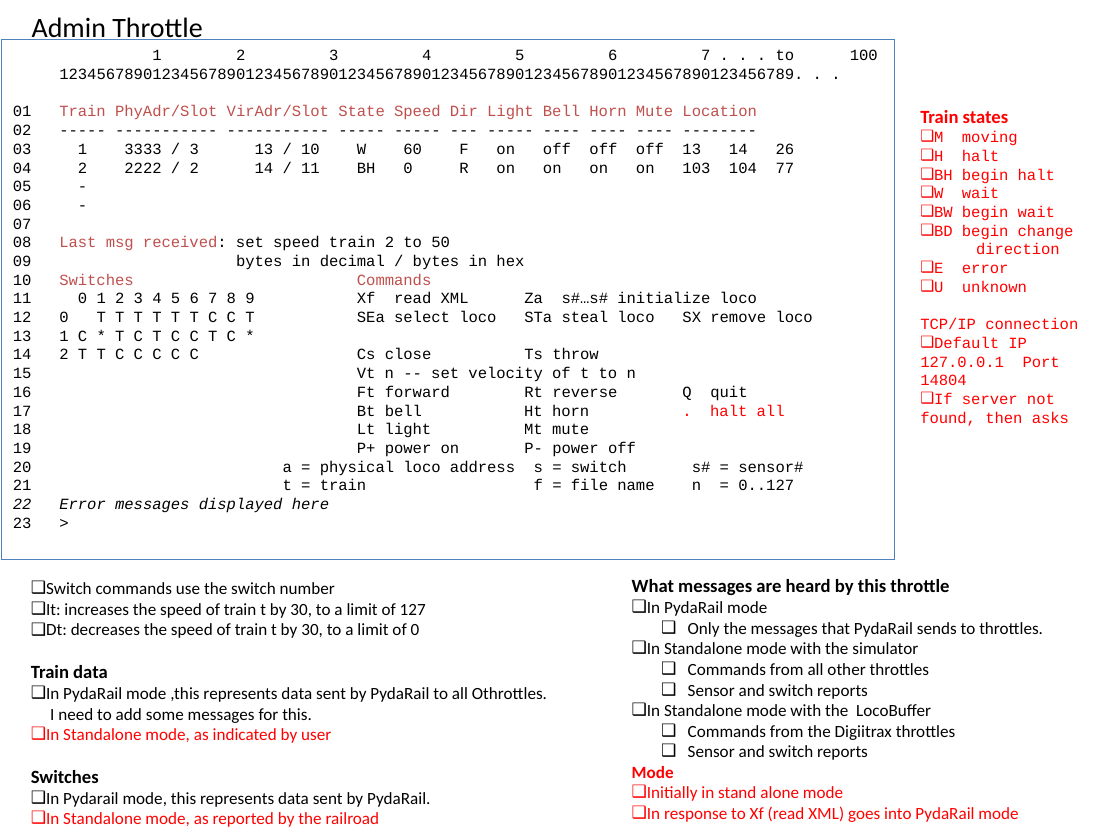
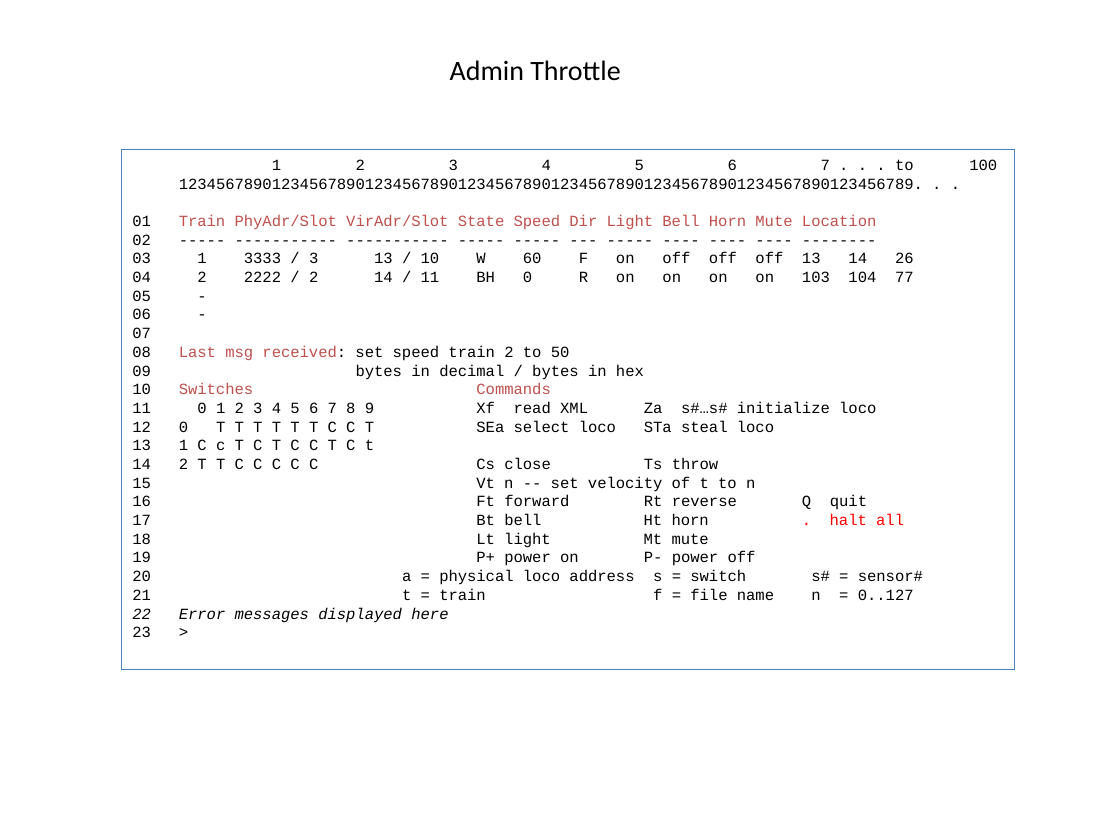
Before and after one commit to mlozborne/motin, a slide deck: slide 2 of Documentation/Design/AdminThrottle.pptx. Drawn at 1120x840 pixels with LibreOffice and Linux fonts; fonts in the diff are those of the drawing. Boxes give left, top, right and bottom in pixels: in the first picture for what was removed or moved away, otherwise in the second. Text is boxed around its words. In the diff, an @@ line names an element or a change of style, - is before the commit and + after.

```diff
--- a/Documentation/Design/AdminThrottle.pptx
+++ b/Documentation/Design/AdminThrottle.pptx
@@ text "Admin Throttle": place and size @@
-text "Admin Throttle" at <box>32,17,202,40</box>
+text "Admin Throttle" at <box>450,60,620,81</box>
@@ text removed at <box>920,110,1078,426</box> @@
-Train states
-❑ M moving
-❑ H halt
-❑ BH begin halt
-❑ W wait
-❑ BW begin wait
-❑ BD begin change
-  direction
-❑ E error
-❑ U unknown
-TCP/IP connection
-❑ Default IP 127.0.0.1 Port 14804
-❑ If server not found, then asks
@@ rectangle "1 2 3 4 5 ...": place and size @@
-rectangle "1 2 3 4 5 ..." at <box>2,40,895,560</box>
+rectangle "1 2 3 4 5 ..." at <box>121,149,1014,669</box>
@@ text in rectangle at <box>179,420,774,450</box>: text changed @@
-12 0 T T T T T T C C T SEa select loco STa steal loco SX remove loco
-13 1 C * T C T C C T C *
+12 0 T T T T T T C C T SEa select loco STa steal loco
+13 1 C c T C T C C T C t
@@ text removed at <box>31,582,547,827</box> @@
-❑ Switch commands use the switch number
-❑ It: increases the speed of train t by 30, to a limit of 127
-❑ Dt: decreases the speed of train t by 30, to a limit of 0
-Train data
-❑ In PydaRail mode ,this represents data sent by PydaRail to all Othrottles.
-  I need to add some messages for this.
-❑ In Standalone mode, as indicated by user
-Switches
-❑ In Pydarail mode, this represents data sent by PydaRail.
-❑ In Standalone mode, as reported by the railroad
@@ text removed at <box>632,579,1043,822</box> @@
-What messages are heard by this throttle
-❑ In PydaRail mode
-  ❑ Only the messages that PydaRail sends to throttles.
-❑ In Standalone mode with the simulator
-  ❑ Commands from all other throttles
-  ❑ Sensor and switch reports
-❑ In Standalone mode with the LocoBuffer
-  ❑ Commands from the Digiitrax throttles
-  ❑ Sensor and switch reports
-Mode
-❑ Initially in stand alone mode
-❑ In response to Xf (read XML) goes into PydaRail mode
```
Also in this commit, not shown: 3 other files.
